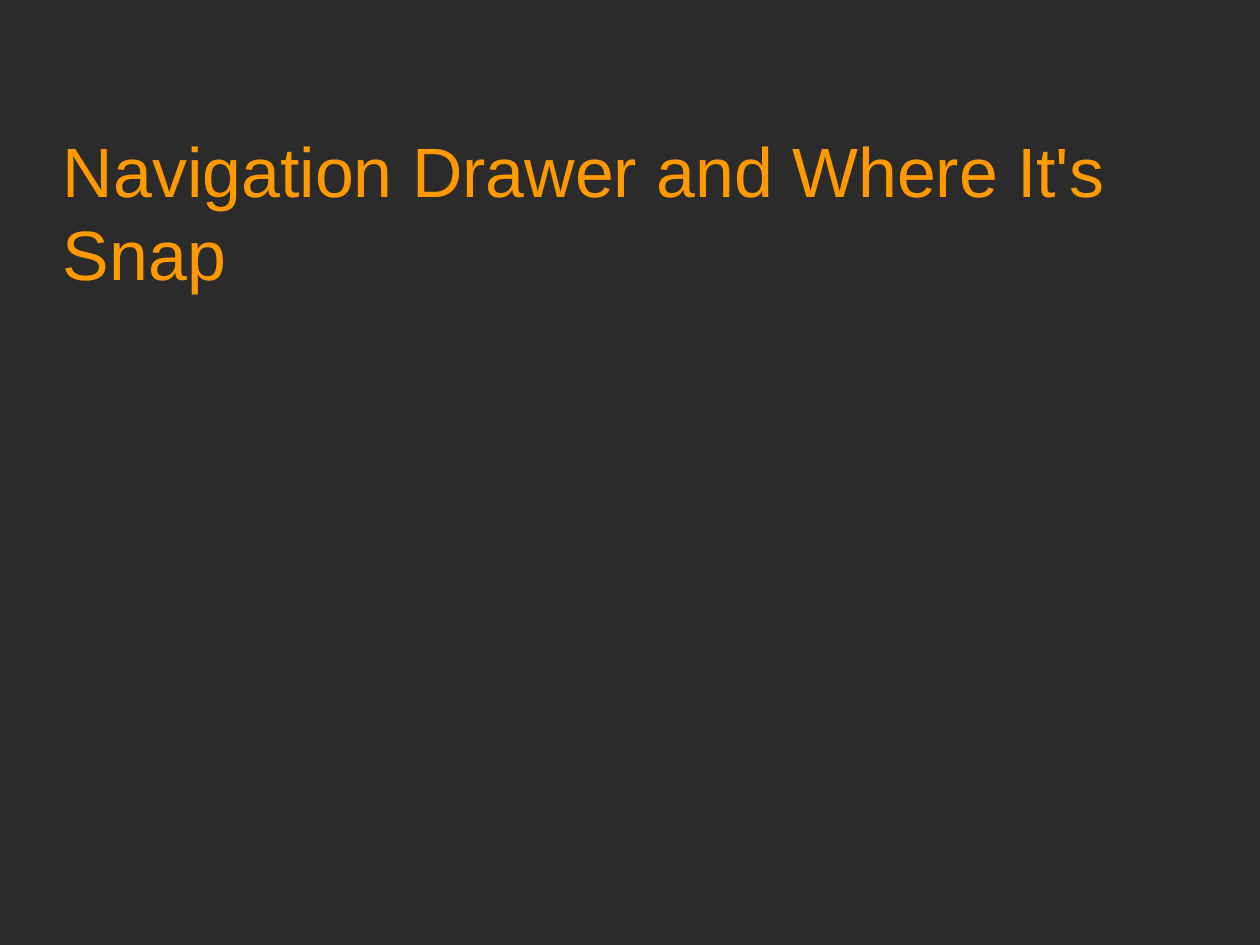
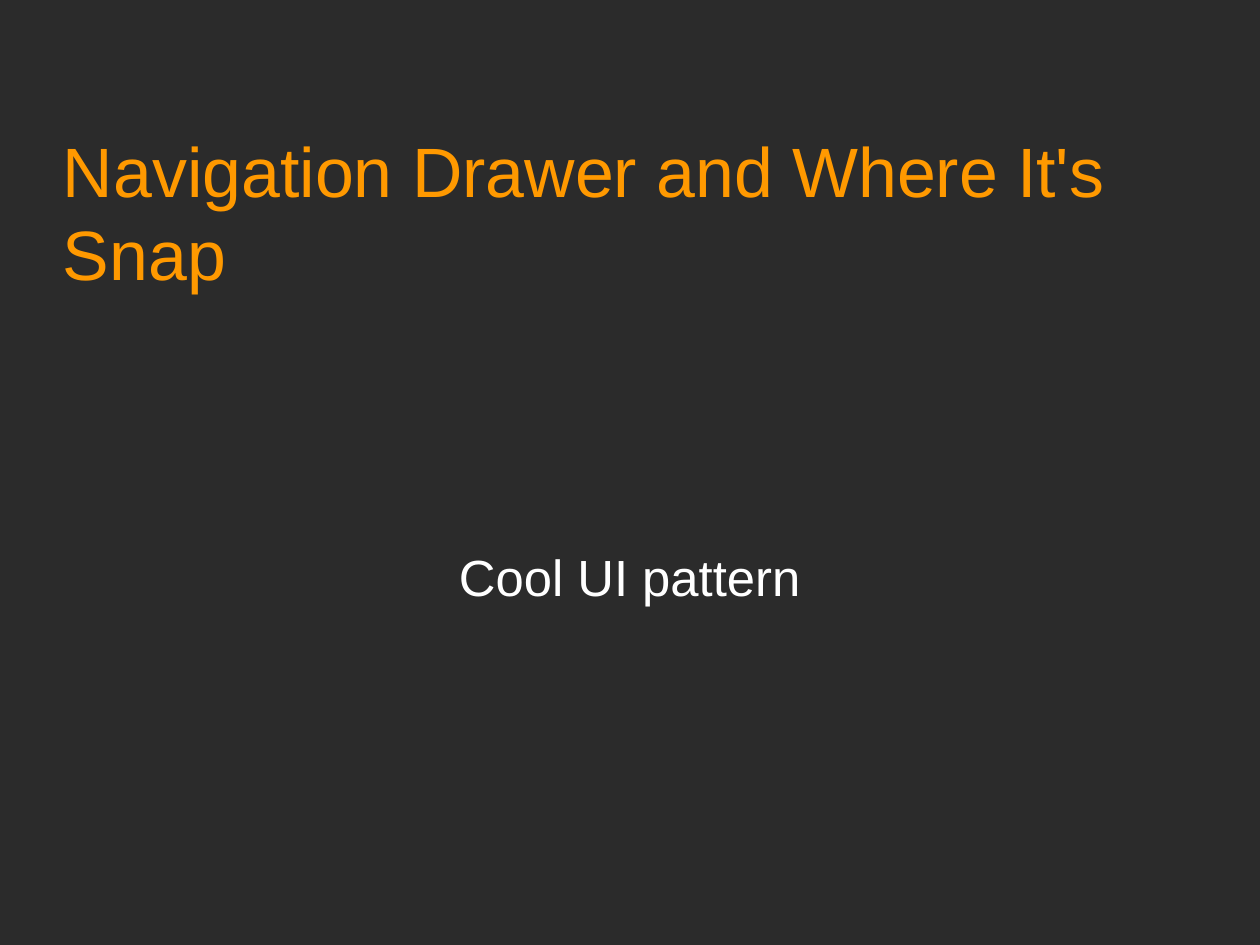
Before and after one commit to Academy-Soft-Intellect/Android-Programming-for-Beginners, a slide deck: slide 1 of 21_Navigation_Drawer_and_Where_It_s_Snap.odp. Drawn at 1260x945 pixels with LibreOffice and Linux fonts; fonts in the diff are those of the drawing; background and template pictures are left out; a plain dark background stands for a picture behind light text. Boxes give left, top, right and bottom in pixels: in the first picture for what was removed or moved away, otherwise in the second. Text is boxed around its words. In the diff, an @@ line names an element or a change of style, - is before the commit and + after.

```diff
--- a/21_Navigation_Drawer_and_Where_It_s_Snap.odp
+++ b/21_Navigation_Drawer_and_Where_It_s_Snap.odp
@@ subtitle added at bbox=[459, 559, 800, 607], 32 pt, text #FFFFFF @@
+Cool UI pattern
```
Also in this commit, not shown: 1 other slide changed, 9 slides added.
